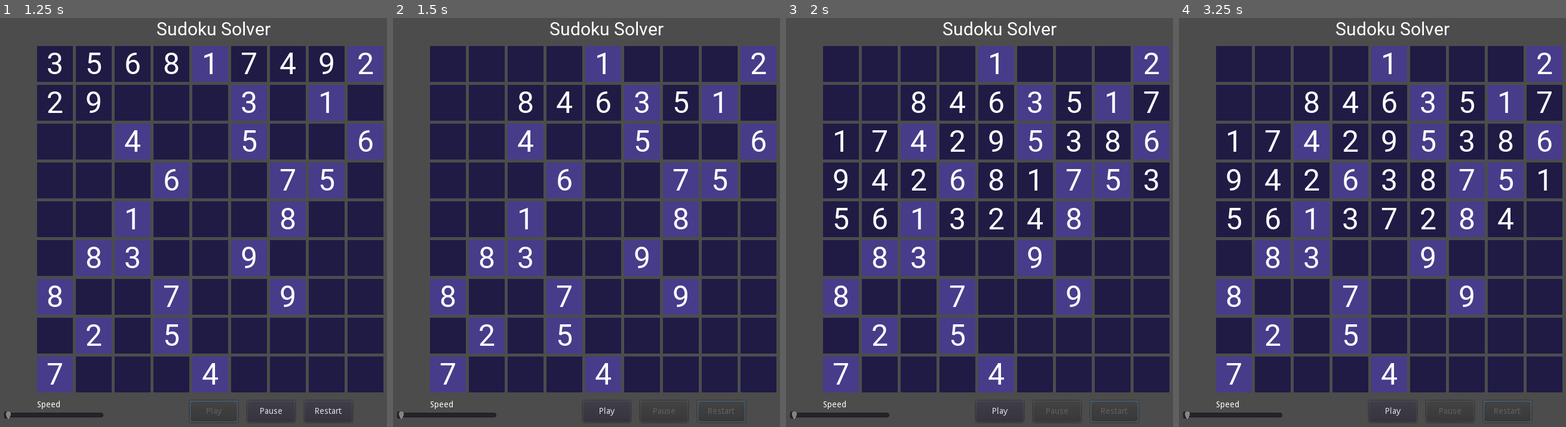
Above: before the commit, frames 1-4 (left to right).
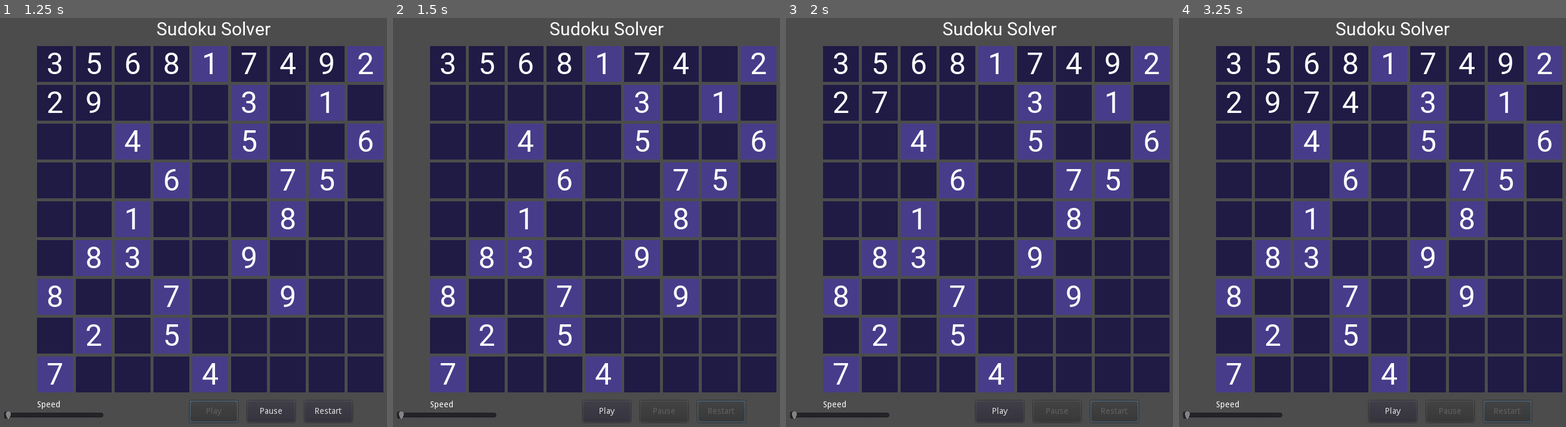
Above: after the commit, the same moments.

Repository: afroewis/godot-sudoku-solver
Game: Godot game, scene res://main_scene.tscn
The game is run twice, just before and just after one commit, with the same random seed, the same clock (stepped at 60 frames per second) and the same inputs.
Inputs:
- Up to frame 1 (1.25 s): click "Play" at 0.5 s
- Up to frame 2 (1.5 s): click "Restart" at 1.25 s
- Up to frame 3 (2 s): no input
- Up to frame 4 (3.25 s): click "Play" at 2 s; click "Restart" at 2.75 s

Frame 1 is identical in both runs. In frame 2, 0.9% of the frame differs, in the area x 12-77%, y 8-24%; in frame 3, 2.6%; in frame 4, 2.6%, in the area x 12-97%, y 8-52%.

Commit message:
Implemented play, pause & reset buttons

Diff:
--- a/main_scene.gd
+++ b/main_scene.gd
@@ -27,12 +27,7 @@
 var cells: Array = []
 var steps: Array = []
 var isPaused: bool
-
-func are_all_true(arr: Array) -> bool:
-	for i in arr.size():
-		if arr[i] == false:
-			return false
-	return true
+var current_step: int = 0
 
 func _ready():
 	play_button.connect("button_up", self, "solve_pressed")
@@ -40,6 +35,10 @@
 	reset_button.connect("button_up", self, "reset_pressed")
 
 	create_board()
+
+	print_board()
+	solve(board, 0, rows, cols, cells)
+	print_board()
 
 func pause_pressed():
 	play_button.disabled = false
@@ -57,8 +56,9 @@
 	cols = []
 	cells = []
 	isPaused = false
+	current_step = 0
 	create_board()
-
+	solve(board, 0, rows, cols, cells)
 
 func solve_pressed():
 	isPaused = false
@@ -66,19 +66,14 @@
 	pause_button.disabled = false
 	reset_button.disabled = false
 
-	print_board()
-	solve(board, 0, rows, cols, cells)
-	print_board()
-
-	for step in steps:
-		if (isPaused):
-			break
-		var index = step[0]
-		var value = step[1]
+	while !isPaused:
+		var index = steps[current_step][0]
+		var value = steps[current_step][1]
 		var number = container.get_children()[index]
 		var label: Label = number.get_node("Label")
 		var text = String(" ") if value == 0 else String(value)
 		label.text = text
+		current_step += 1
 		yield(get_tree().create_timer(0.001), "timeout")
 
 
@@ -112,7 +107,6 @@
 			rows[row][v - 1] = true
 			cols[column][v - 1] = true
 			cells[cell][v - 1] = true
-
 
 func solve(board: Array, currentIndex: int, rowValues: Array, columnValues: Array, cellValues: Array) -> bool:
 	if currentIndex == 9 * 9:
@@ -173,6 +167,12 @@
 func get_cell(index: int) -> int:
 	return (get_row(index) / 3) * 3  + get_column(index) / 3;
 
+func are_all_true(arr: Array) -> bool:
+	for i in arr.size():
+		if arr[i] == false:
+			return false
+	return true
+
 func print_board():
 	var strr = ""
 
